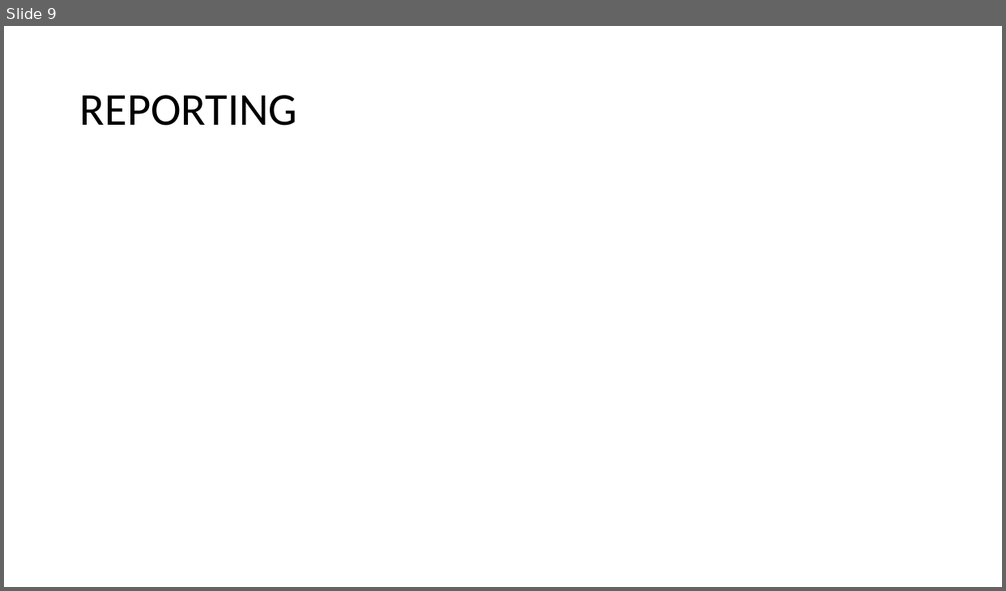
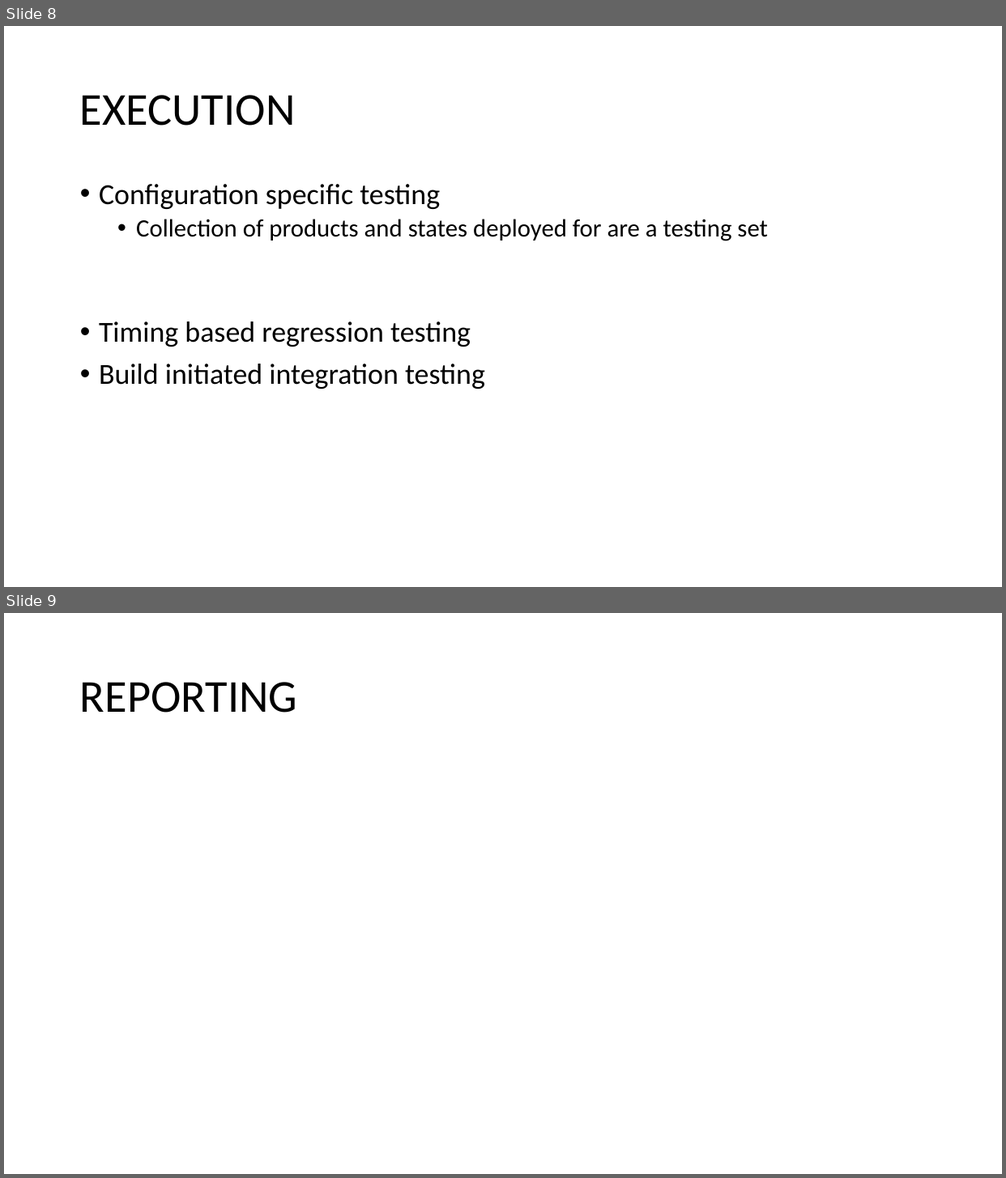
Before and after one commit to raghav9329/mainProf, a slide deck: CurrentWork_Delta/CX_StrategyPowerPoint.pptx. Shown one above the other, each under a label of ours: slide 9 before the commit, slides 8 and 9 after it. The pictures are 1006x591 and 1006x1178 pixels, drawn with LibreOffice and Linux fonts; fonts in the diff are those of the drawing. Boxes give left, top, right and bottom in pixels: in the first picture for what was removed or moved away, otherwise in the second. Text is boxed around its words. In the diff, an @@ line names an element or a change of style, - is before the commit and + after.

```diff
--- a/CurrentWork_Delta/CX_StrategyPowerPoint.pptx
+++ b/CurrentWork_Delta/CX_StrategyPowerPoint.pptx
@@ slide 8 added at [4, 26, 1002, 587], background #FFFFFF @@
@@ title added at [80, 95, 296, 126], 44 pt, text #000000 @@
+EXECUTION
@@ text added at [99, 184, 767, 389], 28 pt, text #000000 @@
+• Configuration specific testing
+  • Collection of products and states deployed for are a testing set
+• Timing based regression testing
+• Build initiated integration testing
```
Also in this commit, not shown: 5 slides changed, 1 other slide added, 2 slides removed.
